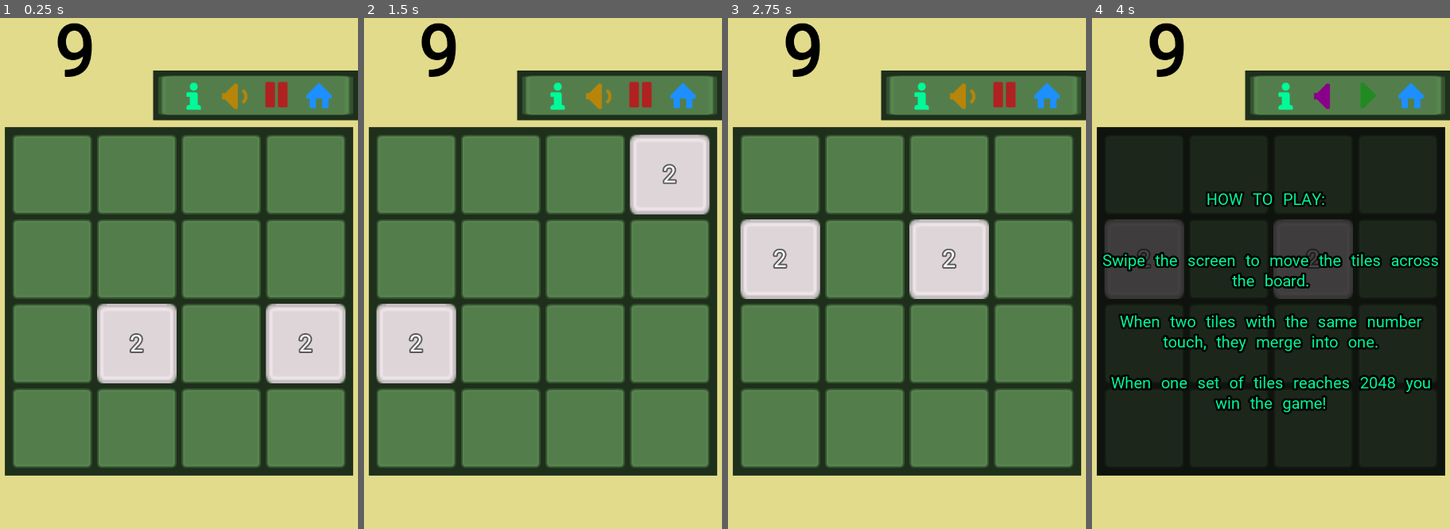
Above: before the commit, frames 1-4 (left to right).
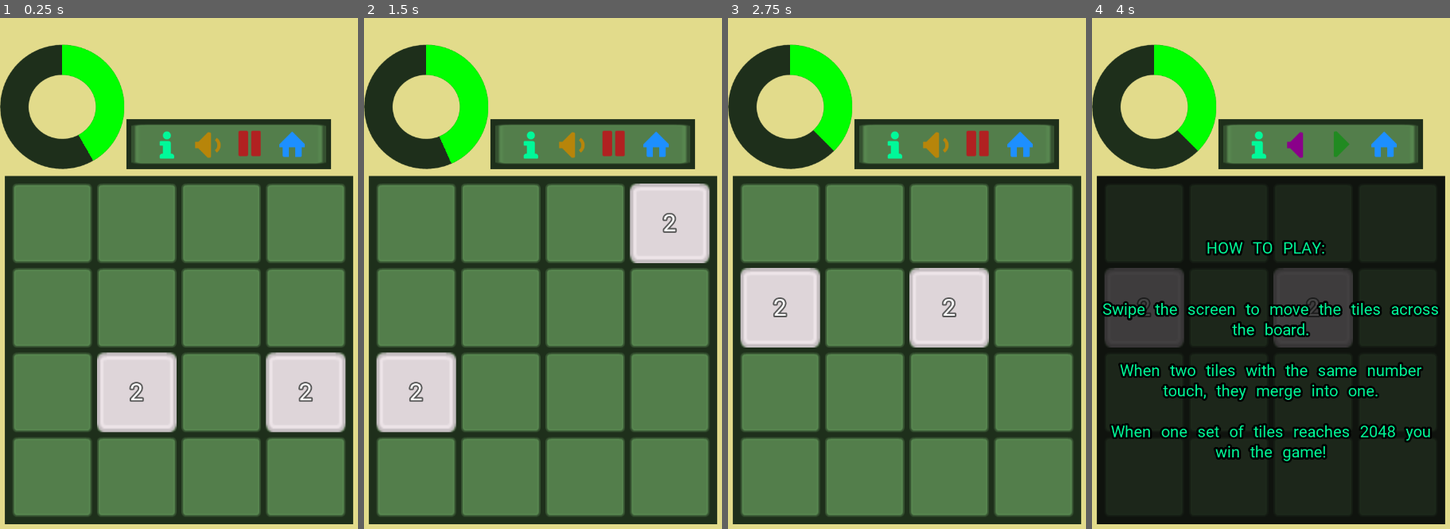
Above: after the commit, the same moments.

Repository: GameDev-One/2048
Game: Godot game, scene res://Prefab/World.tscn
Same seed, same stepped clock (60 frames per second), same inputs: the game is played once before the commit and once after it. Sound files missing from this copy of the repository are replaced by a short silence.
Inputs (mouse positions are in pixels of both pictures, inside the frame that each line leads up to; where the layout moved, square brackets give the same spot in the first picture):
- Up to frame 1 (0.25 s): no input
- Up to frame 2 (1.5 s): click (653, 145) [682, 94] at 0.5 s; click (653, 145) [682, 94] at 1.25 s
- Up to frame 3 (2.75 s): click (1017, 145) [1046, 94] at 2 s
- Up to frame 4 (4 s): click (1256, 145) [1285, 94] at 2.75 s; click (1299, 145) [1328, 94] at 3.5 s

The runs differ from the first frame. In frame 1, 45% of the frame differs, in the area x 0-100%, y 0-100%; in frame 2, 44%; in frame 3, 45%; in frame 4, 46%.

Commit message:
Better looking timer
Github: 
Resolves: #1

Gitkraken:
https://app.gitkraken.com/glo/view/card/0d108dac8a72428ebfe2d96280e6162f

Diff:
--- /dev/null
+++ b/Prefab/Clock.tscn
@@ -0,0 +1,70 @@
+[gd_scene load_steps=5 format=2]
+
+[ext_resource path="res://Asset/ring.png" type="Texture" id=1]
+[ext_resource path="res://Script/Clock.gd" type="Script" id=2]
+
+[sub_resource type="Animation" id=1]
+resource_name = "danger_flash"
+tracks/0/type = "value"
+tracks/0/path = NodePath("TextureProgress:tint_progress")
+tracks/0/interp = 1
+tracks/0/loop_wrap = true
+tracks/0/imported = false
+tracks/0/enabled = true
+tracks/0/keys = {
+"times": PoolRealArray( 0, 0.2, 0.4, 0.6, 0.8, 1 ),
+"transitions": PoolRealArray( 1, 1, 1, 1, 1, 1 ),
+"update": 0,
+"values": [ Color( 1, 1, 1, 1 ), Color( 0.7, 0.13, 0.13, 1 ), Color( 1, 1, 1, 1 ), Color( 0.701961, 0.129412, 0.129412, 1 ), Color( 1, 1, 1, 1 ), Color( 0.701961, 0.129412, 0.129412, 1 ) ]
+}
+
+[sub_resource type="Animation" id=2]
+resource_name = "warning_flash"
+tracks/0/type = "value"
+tracks/0/path = NodePath("TextureProgress:tint_progress")
+tracks/0/interp = 1
+tracks/0/loop_wrap = true
+tracks/0/imported = false
+tracks/0/enabled = true
+tracks/0/keys = {
+"times": PoolRealArray( 0, 0.2, 0.4, 0.6, 0.8, 1 ),
+"transitions": PoolRealArray( 1, 1, 1, 1, 1, 1 ),
+"update": 0,
+"values": [ Color( 1, 1, 1, 1 ), Color( 1, 0.65, 0, 1 ), Color( 1, 1, 1, 1 ), Color( 1, 0.65098, 0, 1 ), Color( 1, 1, 1, 1 ), Color( 1, 0.65098, 0, 1 ) ]
+}
+
+[node name="Clock" type="Control"]
+margin_right = 250.0
+margin_bottom = 250.0
+rect_min_size = Vector2( 250, 250 )
+script = ExtResource( 2 )
+__meta__ = {
+"_edit_use_anchors_": true
+}
+
+[node name="TextureProgress" type="TextureProgress" parent="."]
+anchor_right = 1.0
+anchor_bottom = 1.0
+margin_right = 250.0
+margin_bottom = 250.0
+rect_scale = Vector2( 0.5, 0.5 )
+max_value = 120.0
+value = 60.0
+texture_under = ExtResource( 1 )
+texture_progress = ExtResource( 1 )
+fill_mode = 4
+tint_under = Color( 0.121569, 0.188235, 0.109804, 1 )
+tint_progress = Color( 0, 1, 0, 1 )
+__meta__ = {
+"_edit_use_anchors_": false
+}
+
+[node name="Timer" type="Timer" parent="."]
+one_shot = true
+
+[node name="Tween" type="Tween" parent="."]
+
+[node name="AnimationPlayer" type="AnimationPlayer" parent="."]
+anims/danger_flash = SubResource( 1 )
+anims/warning_flash = SubResource( 2 )
+[connection signal="timeout" from="Timer" to="." method="_on_Timer_timeout"]
--- a/Prefab/World.tscn
+++ b/Prefab/World.tscn
@@ -11,16 +11,9 @@
 [ext_resource path="res://Asset/audioOn.png" type="Texture" id=9]
 [ext_resource path="res://Asset/audioOff.png" type="Texture" id=10]
 [ext_resource path="res://Asset/information.png" type="Texture" id=11]
-[ext_resource path="res://Script/Timer.gd" type="Script" id=12]
 [ext_resource path="res://Asset/Angels_Flying_Through_Hell_2020.ogg" type="AudioStream" id=13]
 [ext_resource path="res://Asset/grey_panel.png" type="Texture" id=14]
-
-[sub_resource type="DynamicFont" id=1]
-size = 144
-outline_size = 2
-outline_color = Color( 0, 0, 0, 1 )
-use_mipmaps = true
-font_data = ExtResource( 5 )
+[ext_resource path="res://Prefab/Clock.tscn" type="PackedScene" id=15]
 
 [sub_resource type="Animation" id=2]
 resource_name = "flash"
@@ -96,43 +89,42 @@
 }
 
 [node name="HBoxContainer" type="HBoxContainer" parent="VBoxContainer"]
-margin_right = 740.0
-margin_bottom = 276.0
+margin_right = 720.0
+margin_bottom = 374.0
 size_flags_horizontal = 3
 size_flags_vertical = 3
-alignment = 1
-
-[node name="Timer" type="Label" parent="VBoxContainer/HBoxContainer"]
-margin_right = 324.0
-margin_bottom = 276.0
-size_flags_horizontal = 3
-size_flags_vertical = 3
-custom_fonts/font = SubResource( 1 )
-custom_colors/font_color = Color( 0, 0, 0, 1 )
-text = "2048"
-align = 1
-valign = 1
-script = ExtResource( 12 )
-
-[node name="Timer" type="Timer" parent="VBoxContainer/HBoxContainer/Timer"]
-wait_time = 10.0
-autostart = true
+
+[node name="VBoxContainer2" type="VBoxContainer" parent="VBoxContainer/HBoxContainer"]
+margin_right = 250.0
+margin_bottom = 374.0
+
+[node name="Panel" type="Panel" parent="VBoxContainer/HBoxContainer/VBoxContainer2"]
+modulate = Color( 1, 1, 1, 0 )
+margin_right = 250.0
+margin_bottom = 120.0
+rect_min_size = Vector2( 250, 120 )
+
+[node name="Clock" parent="VBoxContainer/HBoxContainer/VBoxContainer2" instance=ExtResource( 15 )]
+margin_top = 124.0
+margin_bottom = 374.0
 
 [node name="VBoxContainer" type="VBoxContainer" parent="VBoxContainer/HBoxContainer"]
-margin_left = 328.0
-margin_right = 740.0
-margin_bottom = 276.0
+anchor_left = 0.00138889
+anchor_right = 0.00138889
+margin_left = 254.0
+margin_right = 666.0
+margin_bottom = 374.0
 
 [node name="PanelContainer" type="PanelContainer" parent="VBoxContainer/HBoxContainer/VBoxContainer"]
 modulate = Color( 0.054902, 0.0196078, 0.0196078, 0 )
 margin_right = 412.0
-margin_bottom = 172.0
+margin_bottom = 270.0
 size_flags_vertical = 3
 
 [node name="ColorRect" type="ColorRect" parent="VBoxContainer/HBoxContainer/VBoxContainer"]
-margin_top = 176.0
+margin_top = 274.0
 margin_right = 412.0
-margin_bottom = 276.0
+margin_bottom = 374.0
 rect_min_size = Vector2( 412, 100 )
 mouse_filter = 1
 size_flags_horizontal = 3
@@ -245,16 +237,16 @@
 anims/flash = SubResource( 2 )
 
 [node name="CenterContainer" type="CenterContainer" parent="VBoxContainer"]
-margin_top = 280.0
-margin_right = 740.0
-margin_bottom = 1000.0
+margin_top = 378.0
+margin_right = 720.0
+margin_bottom = 1098.0
 rect_min_size = Vector2( 720, 720 )
 
 [node name="ColorRect" type="ColorRect" parent="VBoxContainer/CenterContainer"]
 self_modulate = Color( 0.121569, 0.188235, 0.109804, 1 )
-margin_left = 20.0
+margin_left = 10.0
 margin_top = 10.0
-margin_right = 720.0
+margin_right = 710.0
 margin_bottom = 710.0
 rect_min_size = Vector2( 700, 700 )
 
@@ -271,9 +263,9 @@
 
 [node name="Overlay" type="ColorRect" parent="VBoxContainer/CenterContainer"]
 visible = false
-margin_left = 20.0
+margin_left = 10.0
 margin_top = 10.0
-margin_right = 720.0
+margin_right = 710.0
 margin_bottom = 710.0
 rect_min_size = Vector2( 700, 700 )
 color = Color( 0.0392157, 0.0392157, 0.0392157, 0.752941 )
@@ -317,8 +309,8 @@
 }
 
 [node name="Label2" type="Label" parent="VBoxContainer"]
-margin_top = 1004.0
-margin_right = 740.0
+margin_top = 1102.0
+margin_right = 720.0
 margin_bottom = 1280.0
 size_flags_horizontal = 3
 size_flags_vertical = 3
@@ -329,7 +321,6 @@
 "_edit_use_anchors_": false
 }
 [connection signal="swiped" from="SwipeDetector" to="." method="_on_SwipeDetector_swiped"]
-[connection signal="timeout" from="VBoxContainer/HBoxContainer/Timer/Timer" to="." method="_on_Timer_timeout"]
 [connection signal="pressed" from="VBoxContainer/HBoxContainer/VBoxContainer/ColorRect/TextureRect/HBoxContainer/InfoBtn" to="." method="_on_InfoBtn_pressed"]
 [connection signal="toggled" from="VBoxContainer/HBoxContainer/VBoxContainer/ColorRect/TextureRect/HBoxContainer/AudioBtn" to="." method="_on_AudioBtn_toggled"]
 [connection signal="toggled" from="VBoxContainer/HBoxContainer/VBoxContainer/ColorRect/TextureRect/HBoxContainer/PauseBtn" to="." method="_on_PauseBtn_toggled"]
--- /dev/null
+++ b/Script/Clock.gd
@@ -0,0 +1,50 @@
+extends Control
+
+var _is_in_warning: bool = false
+var _is_in_danger: bool = false
+
+export var time_left: float = 45.0
+
+func _ready():
+	$Timer.wait_time = time_left
+	$Timer.start()
+
+# warning-ignore:return_value_discarded
+	Global.connect("TileMatch",self,"Add_Time")
+
+# warning-ignore:unused_argument
+func _process(delta):
+	time_left = $Timer.time_left
+	_Update_Timer()
+
+func Add_Time(seconds: float) -> void:
+	$Tween.interpolate_property($TextureProgress,"value", null, time_left + seconds, 0.5,Tween.TRANS_SINE,Tween.EASE_OUT)
+	$Tween.start()
+	time_left += seconds
+	$Timer.start(time_left)
+
+func Stop() -> void:
+	set_process(false)
+
+func _Update_Timer() -> void:
+	if not $Tween.is_active():
+		Add_Time(0)
+
+	if time_left < 10:
+		if not _is_in_danger:
+			_is_in_danger = true
+			$AnimationPlayer.play("danger_flash")
+#		$TextureProgress.tint_progress = ColorN("firebrick")
+	elif time_left < 30:
+		if not _is_in_warning:
+			_is_in_warning = true
+			$AnimationPlayer.play("warning_flash")
+#		$TextureProgress.tint_progress = ColorN("orange")
+	else:
+		_is_in_danger = false
+		_is_in_warning = false
+		$TextureProgress.tint_progress = ColorN("Green")
+
+
+func _on_Timer_timeout():
+	Global.emit_signal("GameOver")
--- a/Script/Grid.gd
+++ b/Script/Grid.gd
@@ -108,7 +108,7 @@
 
 			new_tile.blocked = true
 			new_tile.shrink()
-			Global.emit_signal("TileMatch", new_tile.value / 2)
+			Global.emit_signal("TileMatch", new_tile.value / 20.0)
 			Global.moved = true
 
 	elif not new_tile.value and old_tile.value:
@@ -136,7 +136,7 @@
 
 			new_tile.blocked = true
 			new_tile.shrink()
-			Global.emit_signal("TileMatch", new_tile.value / 2)
+			Global.emit_signal("TileMatch", new_tile.value / 20.0)
 			Global.moved = true
 	elif not new_tile.value and old_tile.value:
 			new_tile.value = old_tile.value
--- a/Script/World.gd
+++ b/Script/World.gd
@@ -65,6 +65,7 @@
 func _on_GameOver():
 	$VBoxContainer/HBoxContainer/VBoxContainer/ColorRect/TextureRect/HBoxContainer/InfoBtn.disabled = true
 	$VBoxContainer/HBoxContainer/VBoxContainer/ColorRect/TextureRect/HBoxContainer/PauseBtn.disabled = true
+	$VBoxContainer/HBoxContainer/VBoxContainer2/Clock.Stop()
 	$VBoxContainer/CenterContainer/Overlay.show()
 
 	if Global.win:
@@ -84,4 +85,4 @@
 	Global.emit_signal("GameOver")
 
 func _on_TileMatch(amount:float):
-	$VBoxContainer/HBoxContainer/Timer.Add_Time(amount)
+	$VBoxContainer/HBoxContainer/VBoxContainer2/Clock.Add_Time(amount)
Binary file added: Asset/ring.png
Not shown, added: Asset/ring.png.import
Not shown: 1 places in Prefab/World.tscn that only renumber resources
